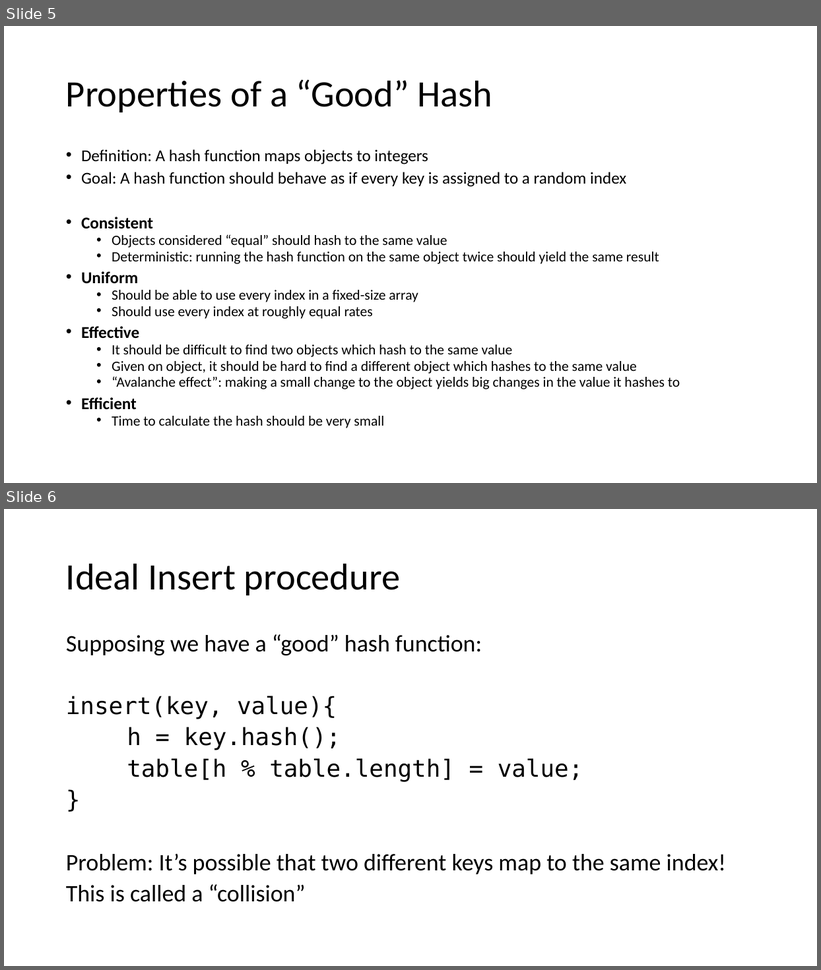
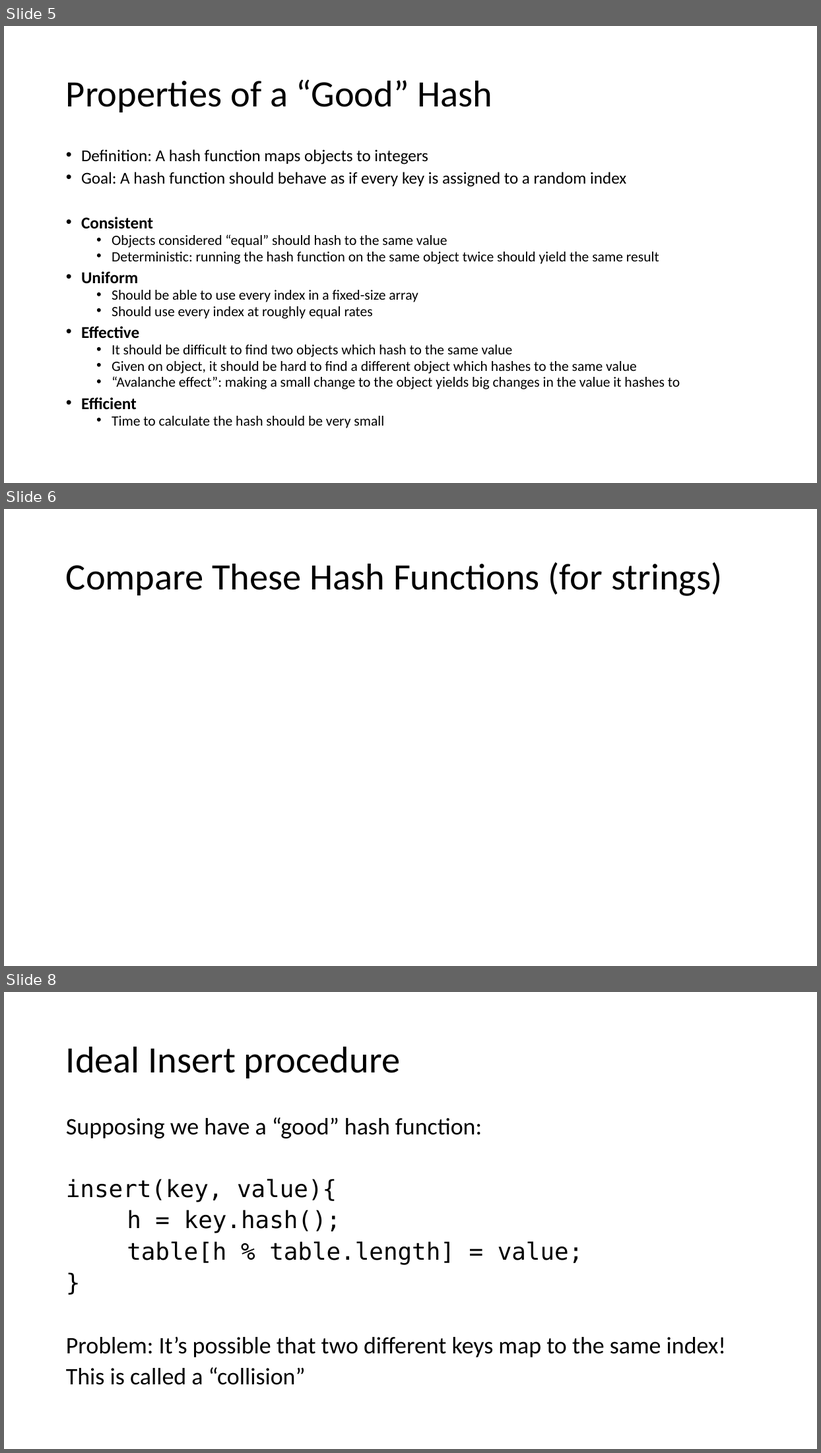
Before and after one commit to natebrunelle/cse332, a slide deck: markdown/files/slides/lecture11_hashtables2.pptx. Shown one above the other, each under a label of ours: slides 5 and 6 before the commit, slides 5, 6 and 8 after it; the slides between them are not shown. The pictures are 821x970 and 821x1453 pixels, drawn with LibreOffice and Linux fonts; fonts in the diff are those of the drawing; grey boxes stand for pictures. Boxes give left, top, right and bottom in pixels: in the first picture for what was removed or moved away, otherwise in the second. Text is boxed around its words. In the diff, an @@ line names an element or a change of style, - is before the commit and + after.

```diff
--- a/markdown/files/slides/lecture11_hashtables2.pptx
+++ b/markdown/files/slides/lecture11_hashtables2.pptx
@@ slide 6 added at <box>4,509,817,966</box>, background #FFFFFF @@
@@ title added at <box>66,562,722,596</box>, 44 pt, text #000000 @@
+Compare These Hash Functions (for strings)
@@ what was slide 6 is now slide 8 @@
```
Also in this commit, not shown: 1 other slide added, 4 other files.
